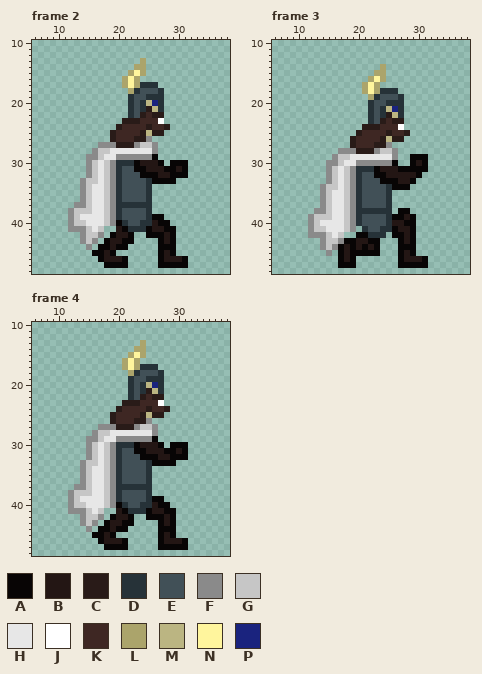
Two states of a pixel-art file, Aseprite Files/Beowulf Spritesheet.aseprite. This is how it looked before the edit.
48x64 pixels, 4 frames. Shown: frame 2: x 6..38, y 10..48; frame 3: x 6..38, y 10..48; frame 4: x 6..38, y 10..48. The commit also changed other frames, which this record leaves out.
Palette (. is transparent): A #080505  B #231614  C #291b18  D #263238  E #415057  F #8a8a8a  G #c6c6c6  H #e7e7e7  J #ffffff  K #3e2723  L #aba46b  M #bbb582  N #fff59d  P #1a237e
Pixels before, frame 2, first column x 12:
13 ............L.......
14 ...........LL.......
15 ..........LNL.......
16 .........LNL........
17 .........LNLDDD.....
18 ..........LDEEED....
19 ..........DEEDDD....
20 ..........DEDMPD....
21 ..........DEDCMD....
22 ..........DECKCC....
23 .........CCCKKKJ....
24 ........CKKKKCKKC...
25 .......CKKKKCMCC....
26 .......CKKKCCF......
27 .....FFFCCCFGGF.....
28 ....FGGHHHHHHHF.....
29 ...FFGHHFFFFFFA.....
30 ...FGHGFDDDABBBA.AAA
31 ...FGHGFDEEAABBBAABA
32 ...FGHGFDEEEAAABBAAA
33 ..FGGHGFDEEEEDAAAA..
34 ..FGHHGFDEEEED......
35 ..FGHHGFDEEEED......
36 ..FGHHGFDEEEED......
37 .FFGHHGFDDDDDD......
38 FGGGHHGFDEEEED......
39 FGHHHHGFDEEEEDAA....
40 FGGHHHGFADEEDDBAA...
41 FFFGHG..BADDDABBAA..
42 ..FGGF.ABBA..AAABA..
43 ..FGF.ABBAA....ABA..
44 ...F.AABAA.....AAA..
45 ....AABA.......ABA..
46 .....ABBBA.....ABBBA
47 ......AAAA.....AAAAA
Pixels before, frame 3, first column x 12:
14 ............L.......
15 ...........LL.......
16 ..........LNL.......
17 .........LNL........
18 .........LNLDDD.....
19 ..........LDEEED....
20 ..........DEEDDD....
21 ..........DEDMPD....
22 ..........DEDCMD....
23 ..........DECKCC....
24 .........CCCKKKJ....
25 ........CKKKKCKKC...
26 .......CKKKKCMCC....
27 .......CKKKCCF......
28 .....FFFCCCFGGF.....
29 ....FGGHHHHHHHF..AAA
30 ...FFGHHFFFFFFA..ABA
31 ...FGHGFDDDABBBAAAAA
32 ...FGHGFDEEAABBBBBA.
33 ...FGHGFDEEEAAABBA..
34 ..FGGHGFDEEEEDAAA...
35 ..FGHHGFDEEEED......
36 ..FGHHGFDEEEED......
37 ..FGHHGFDEEEED......
38 .FFGHHGFDDDDDD.AA...
39 FGGGHHGFDEEEEDAABA..
40 FGHHHHGFDEEEEDBBAA..
41 FGGHHHGF.DEEDDABBA..
42 FFFGHG..AADDD.AABA..
43 ..FGGFAABBAA...ABA..
44 ..FGFABABABA...AAA..
45 ...F.ABAAAAA...ABA..
46 .....ABA.......ABBBA
47 .....AAA.......AAAAA
Pixels before, frame 4, first column x 12:
13 ............L.......
14 ...........LL.......
15 ..........LNL.......
16 .........LNL........
17 .........LNLDDD.....
18 ..........LDEEED....
19 ..........DEEDDD....
20 ..........DEDMPD....
21 ..........DEDCMD....
22 ..........DECKCC....
23 .........CCCKKKJ....
24 ........CKKKKCKKC...
25 .......CKKKKCMCC....
26 .......CKKKCCF......
27 .....FFFCCCFGGF.....
28 ....FGGHHHHHHHF.....
29 ...FFGHHFFFFFFA.....
30 ...FGHGFDDDABBBA.AAA
31 ...FGHGFDEEAABBBAABA
32 ...FGHGFDEEEAAABBAAA
33 ..FGGHGFDEEEEDAAAA..
34 ..FGHHGFDEEEED......
35 ..FGHHGFDEEEED......
36 ..FGHHGFDEEEED......
37 .FFGHHGFDDDDDD......
38 FGGGHHGFDEEEED......
39 FGHHHHGFDEEEEDAA....
40 FGGHHHGFADEEDDBAA...
41 FFFGHG..BADDDABBAA..
42 ..FGGF.ABBA..AAABA..
43 ..FGF.ABBAA....ABA..
44 ...F.AABAA.....AAA..
45 ....AABA.......ABA..
46 .....ABBBA.....ABBBA
47 ......AAAA.....AAAAA
New version:
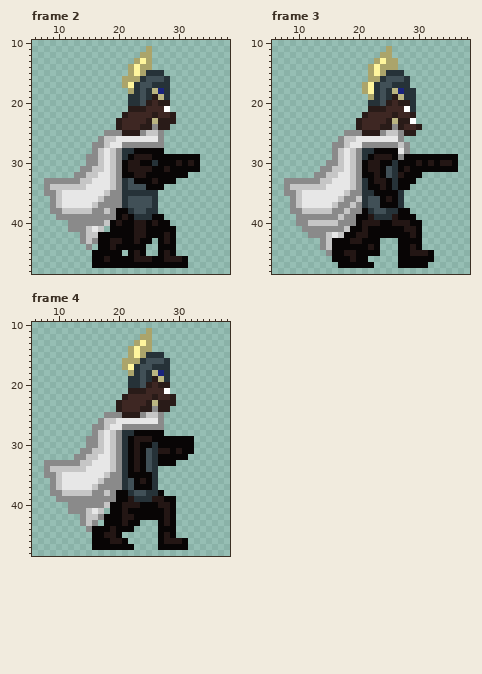
Changes in this commit:
layer "attack" now shown
layer "run" added
Changed rows in their new state; - is an unchanged pixel.
Frame 2, layers "run", "attack":
first column x 8:
11 -----------------L--------
12 ----------------LL--------
13 ---------------LNL--------
14 --------------LN-L--------
15 -----------------DDD------
16 --------------L-DEEED-----
17 ---------------DEE-DD-----
18 -----------------DMPD-----
19 ---------------D--CMD-----
20 ---------------DECKCC-----
21 --------------CCCKKKJ-----
22 -------------CKKK--KKC----
23 ------------CKKK-CMCCC----
24 ----------------C-FC------
25 ----------FFFCCCFGGF------
26 ---------FGGHHHHHHHF------
27 --------F-GHHFF-FF-F------
28 ----------HGFDDAAAAA------
29 -----------G-DABBB-AAAAAAA
30 --------FGHGFABBAAD-A-B-BA
31 ------F--GHGFABBB-AAB-A-AA
32 -----FFG--HGFAABB--AA-----
33 FFFFFFG-H-HGFD-AAAB-------
34 FGGGGGGH--HGFD---AAA------
35 FFGHHHHH----FDDDD-D-------
36 -FGHHHHH-GF-FD---ED-------
37 -FGHHHHHGFF-F-EEEED-------
38 -FFGG---FF--AAD---D-------
39 --FF-FFFFFF-ABADD---------
40 -----FFFFF-ABAABBA--------
41 -----------AA-ABB-AA------
42 ---------AA-AA-BB---------
43 ---------A-----BAA--------
44 --------------AAA---------
45 ----------A-A-ABA---------
46 --------A--AA-ABBBA-------
47 --------AA----AAAAA-------
Frame 3, layers "run", "attack":
first column x 8:
11 -----------------L-----------
12 ----------------LL-----------
13 ---------------LNLL----------
14 --------------LN-LL----------
15 --------------LN-DDD---------
16 ---------------LDEEED--------
17 ---------------DEEDDD--------
18 ---------------DE-MPDD-------
19 -----------------DCMDD-------
20 ---------------D-CKCCD-------
21 --------------CCCKKKJD-------
22 -------------CKKKKCKKC-------
23 ------------CKKKKCM-CJ-------
24 ------------CKKKCCFCKKC------
25 ----------FFFCCCFGGF-C-------
26 ---------FGGHHHHHHHF---------
27 --------FFGHHFFFF-FGF--------
28 --------FGHGFDDAAAAHF--------
29 ----------HGFDABBBAFA---AAAAA
30 -----------G-ABBAADAA---BABBA
31 ------F--GHGFABBAED-B---AAAAA
32 -----FFG--HGFAAB-ED-AA-------
33 FFFFFFGGH-HGFDABB-DAA--------
34 FGGGGGGHH-HGFDAABAD----------
35 FFGHHHHH----FDDAAAAD---------
36 -FGHHHHH-GF-GD--ABAD---------
37 -FGHHHHHGFFGFD--AAAD---------
38 -FFGGGG-FF--FA-EE-D----------
39 --FF-FFFFGF-AABDD-B-A--------
40 --FFG-GGGFF-ABBBAA--B-A------
41 ---F-FFFFF-AABAAAA-A-BA------
42 ----------AABBAAAA--ABA------
43 --------AA-B-A------A-A------
44 --------A-A-A--------BA------
45 --------A--B--------ABBBA----
46 --------A-ABAA------AAA-A----
47 ------------AAA--------------
Frame 4, layers "run", "attack", "Idle":
first column x 8:
11 -----------------L-------
12 ----------------LL-------
13 ---------------LNL-------
14 --------------LN-L-------
15 -----------------DDD-----
16 --------------L-DEEED----
17 ---------------DEE-DD----
18 -----------------DMPD----
19 ---------------D--CMD----
20 ---------------DECKCC----
21 --------------CCCKKKJ----
22 -------------CKKK--KKC---
23 ------------CKKK-CMCCC---
24 ----------------C-FC-----
25 ----------FFFCCCFGGF-----
26 ---------FGGHHHHHHHF-----
27 --------F-GHHFF-FF-F-----
28 ----------HGFDDAAAAA-----
29 -----------G-DABBB-AAAAAA
30 --------FGHGF-ABAAD-A---A
31 ------F--GHGFDAB-ED-B---A
32 -----FFG--HGFDAB-EDAA----
33 FFFFFFG-H-HGFDABAED------
34 FGGGGGGH--HGFDABAED------
35 FFGHHHHH----FDAAAAD------
36 -FGHHHHH-GF-FD-ABAD------
37 -FGHHHHHGFF-F-EAAAD------
38 -FFGG---FF--AAD---DA-----
39 --FF-FFFFFF-AABDD-BBAA---
40 -----FFFFF-A-BBBAAABBA---
41 -----------AABAAA-AAB----
42 ----------A-A-BAA--------
43 -----------AAB-A---------
44 --------A-----A----------
45 -----------BA------------
46 --------A-A--------------
47 --------AA----A----------
Changed places in both pictures, as pixel boxes (x1, y1, x2, y2):
changed: (44, 46, 200, 268)
changed: (284, 46, 458, 268)
changed: (44, 328, 194, 550)
